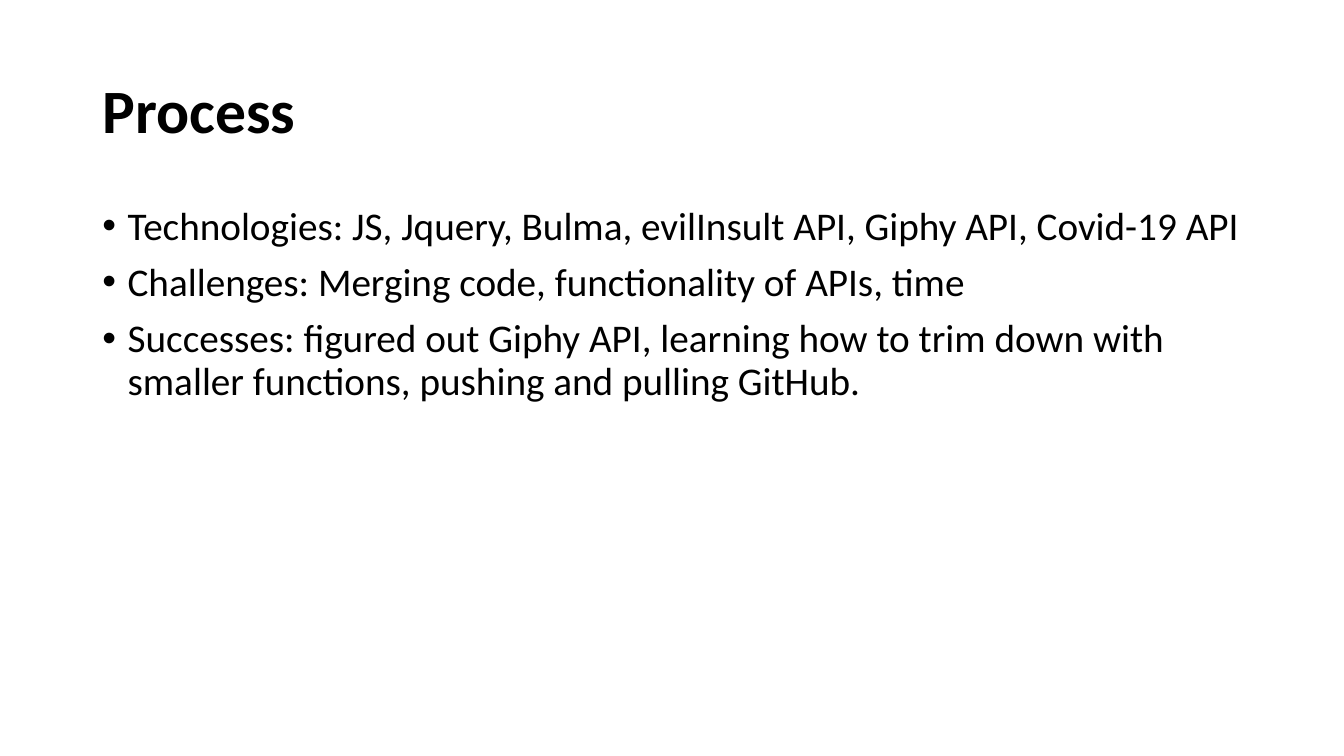
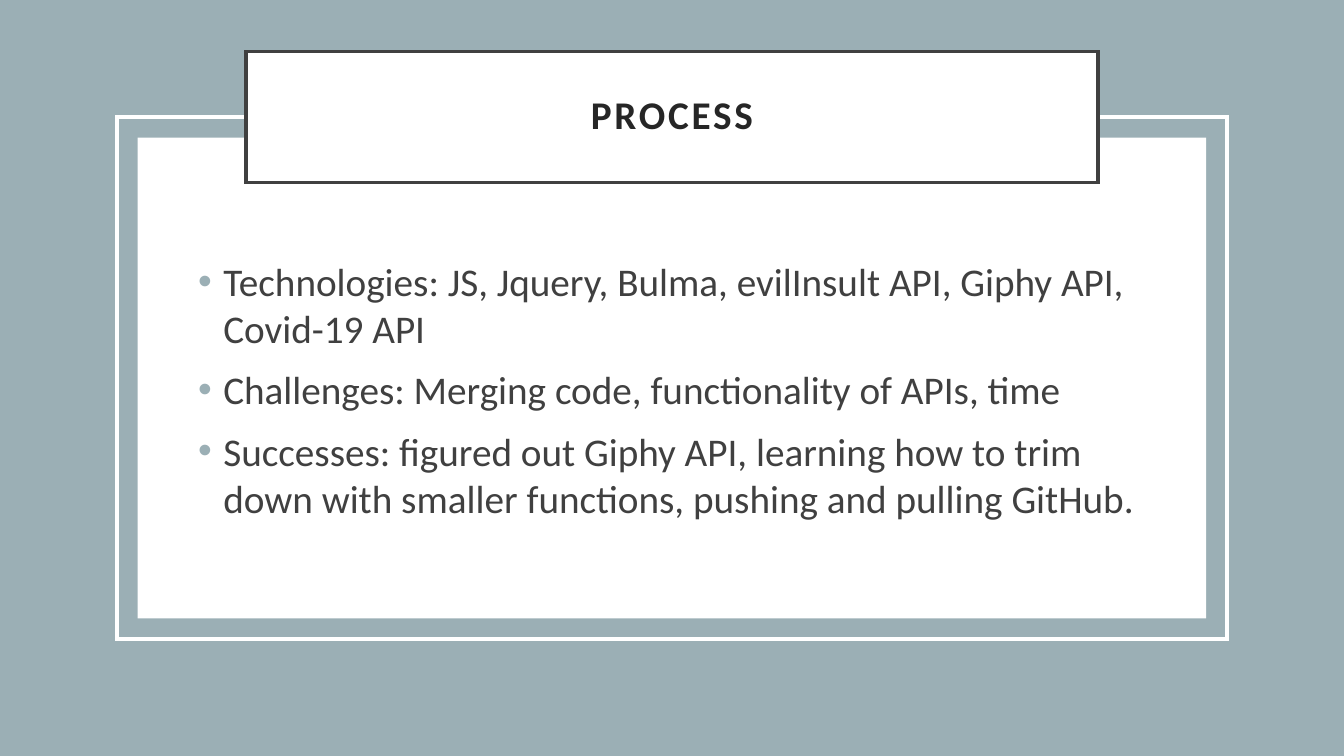
Before and after one commit to Mattmoe1/Survive-2020, a slide deck: slide 4 of story/project1_presentation.pptx. Drawn at 1344x756 pixels with LibreOffice and Linux fonts; fonts in the diff are those of the drawing. Boxes give left, top, right and bottom in pixels: in the first picture for what was removed or moved away, otherwise in the second. Text is boxed around its words. In the diff, an @@ line names an element or a change of style, - is before the commit and + after.

```diff
--- a/story/project1_presentation.pptx
+++ b/story/project1_presentation.pptx
@@ rectangle added at [0, 0, 1344, 756], fill #9BAFB5 @@
@@ title "PROCESS": place and size @@
-title "PROCESS" at [102, 93, 295, 134]
+title "PROCESS" at [246, 51, 1098, 182]
@@ title "PROCESS" at [246, 51, 1098, 182]: fill none to #FFFFFF; outline none to #404040 2.5 pt @@
@@ rectangle added at [117, 117, 1227, 639], outline #FFFFFF 2.5 pt @@
@@ title at [591, 103, 753, 130]: text changed; size 44 to 28 pt; text colour #000000 to #262626 @@
-Process
+PROCESS
@@ rectangle added at [138, 137, 1207, 618], fill #FFFFFF @@
@@ text "Technologies: JS, Jquery, Bulma, evilInsult ...": place and size @@
-text "Technologies: JS, Jquery, Bulma, evilInsult ..." at [128, 212, 1239, 402]
+text "Technologies: JS, Jquery, Bulma, evilInsult ..." at [223, 268, 1134, 520]
@@ text "Technologies: JS, Jquery, Bulma, evilInsult ..." at [223, 268, 1134, 520]: text colour #000000 to #404040; line spacing 0.9 to 1 @@
```
Also in this commit, not shown: 6 other slides changed, 1 slide added, 1 other file.
